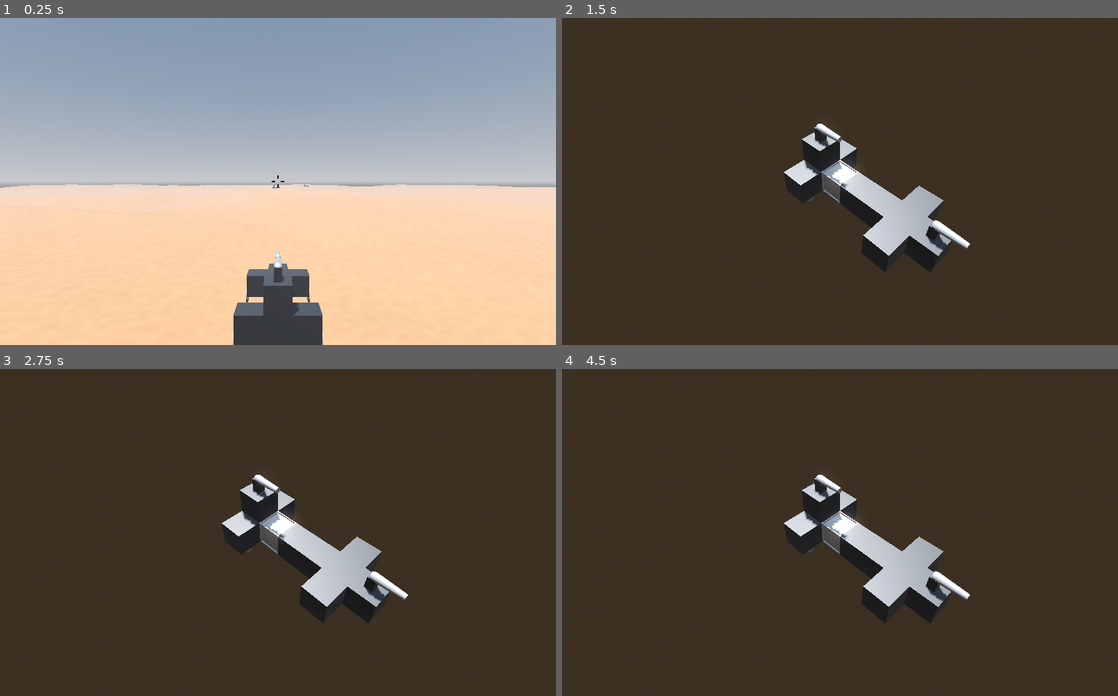
Above: before the commit, frames 1-4 (two rows, left to right).
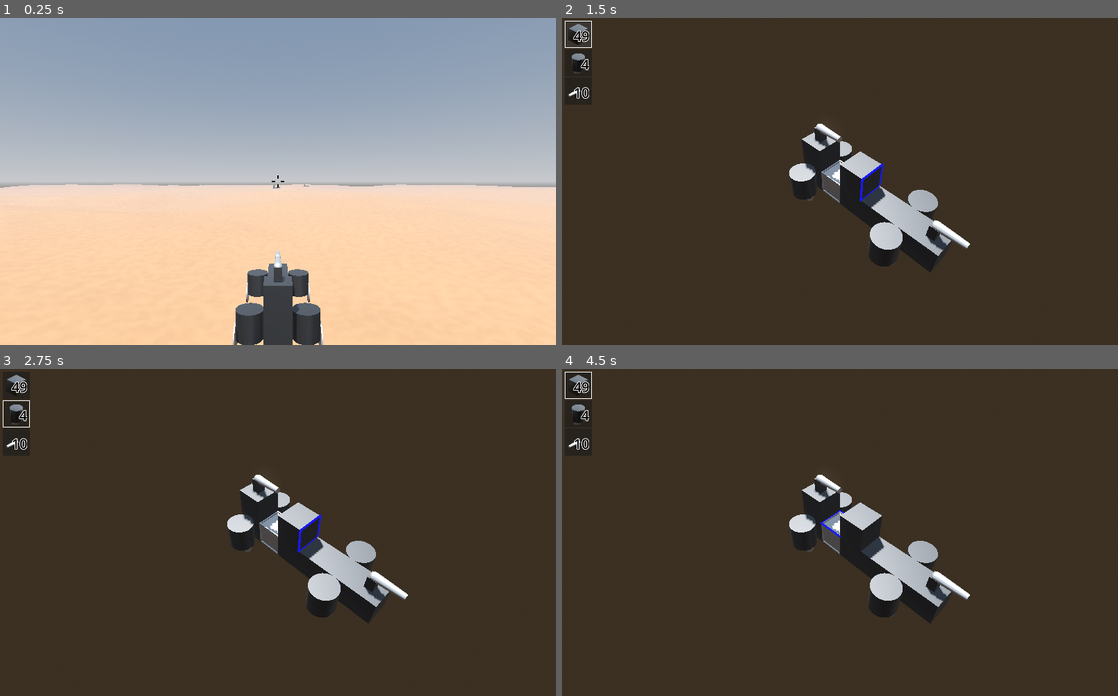
Above: after the commit, the same moments.

Repository: mcjohnalds/metal-skirmish
Game: Godot game, scene res://scenes/main.tscn
Same seed, same stepped clock (60 frames per second), same inputs: the game is played once before the commit and once after it.
Inputs (mouse positions are in pixels of both pictures, inside the frame that each line leads up to):
- Up to frame 1 (0.25 s): no input
- Up to frame 2 (1.5 s): tap Enter at 0.5 s; move the mouse to (867, 181) at 0.52 s; hold W (move_forward) 0.53-1.25 s; hold F (switch_scene) 0.53-1.25 s; click (867, 181) at 0.67 s; tap 1 at 0.8 s; click (578, 34) at 1.27 s
- Up to frame 3 (2.75 s): tap Space at 2 s; move the mouse to (166, 548) at 2.02 s; hold S (move_backward) from 2.03 s (still down); tap 1 at 2.1 s; click (166, 548) at 2.17 s; tap 2 at 2.3 s
- Up to frame 4 (4.5 s): tap Enter at 2.75, 4.25 s; move the mouse to (895, 460) at 2.77 s; release S (move_backward) at 2.78 s; hold D (move_right) 2.78-3.53 s; tap 2 at 2.85 s; click (895, 460) at 2.92 s; tap 3 at 3.05, 3.6 s; tap Space at 3.5 s; move the mouse to (812, 597) at 3.52 s; hold W (move_forward) from 3.53 s (still down); click (812, 597) at 3.67 s; tap F (switch_scene) at 3.8 s; move the mouse to (878, 535) at 4.27 s; hold F (switch_scene) from 4.28 s (still down); click (878, 535) at 4.42 s

The runs differ from the first frame. In frame 1, 0.3% of the frame differs, in the area x 42-58%, y 51-100%; in frame 2, 1.8%; in frame 3, 1.8%; in frame 4, 1.8%, in the area x 0-69%, y 0-78%.

Commit message:
add/remove blocks

Diff:
--- /dev/null
+++ b/misc/theme.tres
@@ -0,0 +1,13 @@
+[gd_resource type="Theme" format=3 uid="uid://7ocngskwpd65"]
+
+[resource]
+BodyMedium/base_type = &"Label"
+BodyMedium/constants/outline_size = 10
+BodyMedium/font_sizes/font_size = 50
+Label/colors/font_color = Color(0, 0, 0, 1)
+Label/colors/font_outline_color = Color(1, 1, 1, 1)
+MarginMedium/base_type = &"MarginContainer"
+MarginMedium/constants/margin_bottom = 10
+MarginMedium/constants/margin_left = 10
+MarginMedium/constants/margin_right = 10
+MarginMedium/constants/margin_top = 10
--- a/project.godot
+++ b/project.godot
@@ -27,6 +27,10 @@
 [filesystem]
 
 import/blender/enabled=false
+
+[gui]
+
+theme/custom="res://misc/theme.tres"
 
 [input]
 
--- a/scenes/armor_part.tscn
+++ b/scenes/armor_part.tscn
@@ -1,10 +1,8 @@
-[gd_scene load_steps=6 format=3 uid="uid://cq4gywwo6nthu"]
+[gd_scene load_steps=5 format=3 uid="uid://cq4gywwo6nthu"]
 
 [ext_resource type="Script" path="res://scripts/armor_part.gd" id="1_vwkb6"]
 [ext_resource type="Material" uid="uid://c5vjyg2tw5l3u" path="res://materials/armor.tres" id="2_262j4"]
 [ext_resource type="PackedScene" uid="uid://beqwv26ycacot" path="res://scenes/frame.tscn" id="3_qc0l6"]
-
-[sub_resource type="BoxShape3D" id="BoxShape3D_mt8u5"]
 
 [sub_resource type="BoxMesh" id="BoxMesh_k5v3w"]
 material = ExtResource("2_262j4")
@@ -12,9 +10,6 @@
 [node name="ArmorPart" type="Node3D"]
 script = ExtResource("1_vwkb6")
 
-[node name="CollisionShape3D" type="CollisionShape3D" parent="."]
-shape = SubResource("BoxShape3D_mt8u5")
-
 [node name="Armor" type="MeshInstance3D" parent="."]
 mesh = SubResource("BoxMesh_k5v3w")
 
--- /dev/null
+++ b/scenes/block_face_indicator.tscn
@@ -0,0 +1,13 @@
+[gd_scene load_steps=3 format=3 uid="uid://dpxap1qdqn84w"]
+
+[ext_resource type="PackedScene" uid="uid://grjlymcvn055" path="res://meshes/block_face_indicator.glb" id="1_g3bah"]
+
+[sub_resource type="StandardMaterial3D" id="StandardMaterial3D_b4p6s"]
+shading_mode = 0
+albedo_color = Color(0.0728, 0.0728, 0.91, 1)
+
+[node name="BlockFaceIndicator" instance=ExtResource("1_g3bah")]
+
+[node name="Cube" parent="." index="0"]
+transform = Transform3D(0.525, 0, 0, 0, -1.14742e-09, -0.525, 0, 0.02625, -2.29485e-08, 0, 0, 0)
+surface_material_override/0 = SubResource("StandardMaterial3D_b4p6s")
--- a/scenes/cockpit_part.tscn
+++ b/scenes/cockpit_part.tscn
@@ -1,17 +1,12 @@
-[gd_scene load_steps=6 format=3 uid="uid://cxwv3sxpc8d4n"]
+[gd_scene load_steps=5 format=3 uid="uid://cxwv3sxpc8d4n"]
 
 [ext_resource type="Script" path="res://scripts/cockpit_part.gd" id="1_xq0u5"]
 [ext_resource type="PackedScene" uid="uid://dyjma2rawg826" path="res://meshes/cockpit.glb" id="2_2ngob"]
 [ext_resource type="PackedScene" uid="uid://beqwv26ycacot" path="res://scenes/frame.tscn" id="3_3pccn"]
 [ext_resource type="Material" uid="uid://6t6mp7vv7frs" path="res://materials/special_part.tres" id="3_8jqic"]
 
-[sub_resource type="BoxShape3D" id="BoxShape3D_mt8u5"]
-
 [node name="CockpitPart" type="Node3D"]
 script = ExtResource("1_xq0u5")
-
-[node name="CollisionShape3D" type="CollisionShape3D" parent="."]
-shape = SubResource("BoxShape3D_mt8u5")
 
 [node name="Cockpit" parent="." instance=ExtResource("2_2ngob")]
 
--- a/scenes/garage.tscn
+++ b/scenes/garage.tscn
@@ -1,14 +1,50 @@
-[gd_scene load_steps=4 format=3 uid="uid://c7t625mkknres"]
+[gd_scene load_steps=9 format=3 uid="uid://c7t625mkknres"]
 
 [ext_resource type="Script" path="res://scripts/garage.gd" id="1_ymf2g"]
 [ext_resource type="PackedScene" uid="uid://7k5xltg2hw8" path="res://scenes/environment.tscn" id="2_u73kb"]
 [ext_resource type="PackedScene" uid="uid://baxd2e51ghvfa" path="res://scenes/camera_pivot.tscn" id="3_ti46u"]
+[ext_resource type="PackedScene" uid="uid://cq4gywwo6nthu" path="res://scenes/armor_part.tscn" id="4_g3fkt"]
+[ext_resource type="PackedScene" uid="uid://fjdp76g7y1mb" path="res://scenes/part_button.tscn" id="4_pdkw2"]
+[ext_resource type="PackedScene" uid="uid://dhjl4ne7kf1gk" path="res://scenes/wheel_part.tscn" id="6_fa7mk"]
+[ext_resource type="PackedScene" uid="uid://4fui5v13ebcj" path="res://scenes/gun_part.tscn" id="7_5kapl"]
+[ext_resource type="PackedScene" uid="uid://dpxap1qdqn84w" path="res://scenes/block_face_indicator.tscn" id="8_anrx1"]
 
 [node name="Garage" type="Node3D"]
 script = ExtResource("1_ymf2g")
 
 [node name="Environment" parent="." instance=ExtResource("2_u73kb")]
 
+[node name="CameraPivot" parent="." instance=ExtResource("3_ti46u")]
+
+[node name="StaticBody3D" type="StaticBody3D" parent="."]
+
 [node name="Parts" type="Node3D" parent="."]
 
-[node name="CameraPivot" parent="." instance=ExtResource("3_ti46u")]
+[node name="MarginContainer" type="MarginContainer" parent="."]
+offset_right = 120.0
+offset_bottom = 328.0
+theme_type_variation = &"MarginMedium"
+
+[node name="VBoxContainer" type="VBoxContainer" parent="MarginContainer"]
+layout_mode = 2
+
+[node name="ArmorPartButton" parent="MarginContainer/VBoxContainer" instance=ExtResource("4_pdkw2")]
+layout_mode = 2
+
+[node name="ArmorPart" parent="MarginContainer/VBoxContainer/ArmorPartButton/Button/MarginContainer/SubViewportContainer/SubViewport/PartViewer" index="2" instance=ExtResource("4_g3fkt")]
+
+[node name="WheelPartButton" parent="MarginContainer/VBoxContainer" instance=ExtResource("4_pdkw2")]
+layout_mode = 2
+
+[node name="WheelPart" parent="MarginContainer/VBoxContainer/WheelPartButton/Button/MarginContainer/SubViewportContainer/SubViewport/PartViewer" index="2" instance=ExtResource("6_fa7mk")]
+
+[node name="GunPartButton" parent="MarginContainer/VBoxContainer" instance=ExtResource("4_pdkw2")]
+layout_mode = 2
+
+[node name="GunPart" parent="MarginContainer/VBoxContainer/GunPartButton/Button/MarginContainer/SubViewportContainer/SubViewport/PartViewer" index="2" instance=ExtResource("7_5kapl")]
+
+[node name="BlockFaceIndicator" parent="." instance=ExtResource("8_anrx1")]
+
+[editable path="MarginContainer/VBoxContainer/ArmorPartButton"]
+[editable path="MarginContainer/VBoxContainer/WheelPartButton"]
+[editable path="MarginContainer/VBoxContainer/GunPartButton"]
--- a/scenes/gun_part.tscn
+++ b/scenes/gun_part.tscn
@@ -7,8 +7,6 @@
 [ext_resource type="PackedScene" uid="uid://beqwv26ycacot" path="res://scenes/frame.tscn" id="4_d6d68"]
 [ext_resource type="Texture2D" uid="uid://dgj64ghpvhlx0" path="res://addons/kenney_particle_pack/magic_05.png" id="4_t440h"]
 [ext_resource type="Texture2D" uid="uid://c45vajf0x38oe" path="res://addons/kenney_particle_pack/smoke_08.png" id="5_01fvb"]
-
-[sub_resource type="BoxShape3D" id="BoxShape3D_mt8u5"]
 
 [sub_resource type="CylinderMesh" id="CylinderMesh_1f5bd"]
 material = ExtResource("2_fnslv")
@@ -120,9 +118,6 @@
 [node name="GunPart" type="Node3D"]
 script = ExtResource("1_c3nxo")
 
-[node name="CollisionShape3D" type="CollisionShape3D" parent="."]
-shape = SubResource("BoxShape3D_mt8u5")
-
 [node name="Barrel" type="Node3D" parent="."]
 
 [node name="Cylinder" type="MeshInstance3D" parent="Barrel"]
--- /dev/null
+++ b/scenes/part_button.tscn
@@ -0,0 +1,56 @@
+[gd_scene load_steps=4 format=3 uid="uid://fjdp76g7y1mb"]
+
+[ext_resource type="PackedScene" uid="uid://daa0akqjk2ymk" path="res://scenes/part_viewer.tscn" id="1_clpxv"]
+[ext_resource type="Script" path="res://scripts/part_button.gd" id="1_eqi84"]
+
+[sub_resource type="StyleBoxFlat" id="StyleBoxFlat_0wlgg"]
+draw_center = false
+border_width_left = 3
+border_width_top = 3
+border_width_right = 3
+border_width_bottom = 3
+border_color = Color(1, 1, 1, 1)
+
+[node name="PartButton" type="AspectRatioContainer"]
+custom_minimum_size = Vector2(100, 100)
+offset_right = 100.0
+offset_bottom = 100.0
+script = ExtResource("1_eqi84")
+
+[node name="Button" type="Button" parent="."]
+layout_mode = 2
+focus_mode = 0
+
+[node name="MarginContainer" type="MarginContainer" parent="Button"]
+layout_mode = 2
+offset_right = 100.0
+offset_bottom = 100.0
+theme_type_variation = &"MarginMedium"
+
+[node name="SubViewportContainer" type="SubViewportContainer" parent="Button/MarginContainer"]
+layout_mode = 2
+stretch = true
+
+[node name="SubViewport" type="SubViewport" parent="Button/MarginContainer/SubViewportContainer"]
+own_world_3d = true
+transparent_bg = true
+handle_input_locally = false
+size = Vector2i(80, 80)
+render_target_update_mode = 4
+
+[node name="PartViewer" parent="Button/MarginContainer/SubViewportContainer/SubViewport" instance=ExtResource("1_clpxv")]
+
+[node name="Label" type="Label" parent="Button/MarginContainer"]
+layout_mode = 2
+size_flags_vertical = 1
+theme_type_variation = &"BodyMedium"
+text = "12"
+horizontal_alignment = 2
+vertical_alignment = 2
+clip_text = true
+
+[node name="Border" type="Panel" parent="."]
+visible = false
+layout_mode = 2
+mouse_filter = 2
+theme_override_styles/panel = SubResource("StyleBoxFlat_0wlgg")
--- /dev/null
+++ b/scenes/part_viewer.tscn
@@ -0,0 +1,15 @@
+[gd_scene load_steps=2 format=3 uid="uid://daa0akqjk2ymk"]
+
+[ext_resource type="PackedScene" uid="uid://7k5xltg2hw8" path="res://scenes/environment.tscn" id="1_5wf28"]
+
+[node name="PartViewer" type="Node3D"]
+
+[node name="Camera3D" type="Camera3D" parent="."]
+transform = Transform3D(0.707107, -0.353553, 0.612373, 3.02058e-16, 0.866025, 0.5, -0.707107, -0.353553, 0.612373, 1, 0.82, 1)
+projection = 1
+fov = 53.5
+size = 1.59
+near = 0.01
+far = 100.0
+
+[node name="Environment" parent="." instance=ExtResource("1_5wf28")]
--- a/scenes/wheel_part.tscn
+++ b/scenes/wheel_part.tscn
@@ -6,10 +6,9 @@
 [ext_resource type="Material" uid="uid://6t6mp7vv7frs" path="res://materials/special_part.tres" id="3_ihea4"]
 [ext_resource type="PackedScene" uid="uid://beqwv26ycacot" path="res://scenes/frame.tscn" id="5_7n777"]
 
-[sub_resource type="BoxShape3D" id="BoxShape3D_lj6dk"]
-
-[sub_resource type="BoxMesh" id="BoxMesh_b3fel"]
+[sub_resource type="CylinderMesh" id="CylinderMesh_lpglh"]
 material = ExtResource("2_rty61")
+height = 1.0
 
 [sub_resource type="CylinderMesh" id="CylinderMesh_cl5m4"]
 material = ExtResource("3_ihea4")
@@ -18,11 +17,8 @@
 [node name="WheelPart" type="Node3D"]
 script = ExtResource("1_rc5js")
 
-[node name="CollisionShape3D" type="CollisionShape3D" parent="."]
-shape = SubResource("BoxShape3D_lj6dk")
-
 [node name="Armor" type="MeshInstance3D" parent="."]
-mesh = SubResource("BoxMesh_b3fel")
+mesh = SubResource("CylinderMesh_lpglh")
 
 [node name="Wheel" type="Node3D" parent="."]
 transform = Transform3D(1, 0, 0, 0, 1, 0, 0, 0, 1, 0, -0.5, 0)
--- a/scripts/armor_part.gd
+++ b/scripts/armor_part.gd
@@ -1,7 +1,6 @@
 class_name ArmorPart
 extends Node3D
 
-@onready var collision_shape: CollisionShape3D = $CollisionShape3D
 @onready var armor: MeshInstance3D = $Armor
 @onready var frame: Node3D = $Frame
 var health := 100.0
--- a/scripts/cockpit_part.gd
+++ b/scripts/cockpit_part.gd
@@ -1,7 +1,6 @@
 class_name CockpitPart
 extends Node3D
 
-@onready var collision_shape: CollisionShape3D = $CollisionShape3D
 @onready var cockpit: Node3D = $Cockpit
 @onready var frame: Node3D = $Frame
 var health := 200.0
--- a/scripts/garage.gd
+++ b/scripts/garage.gd
@@ -1,4 +1,130 @@
 class_name Garage
 extends Node3D
 
+const armor_part_scene: PackedScene = preload("res://scenes/armor_part.tscn")
+const wheel_part_scene: PackedScene = preload("res://scenes/wheel_part.tscn")
+const gun_part_scene: PackedScene = preload("res://scenes/gun_part.tscn")
+@onready var body: StaticBody3D = $StaticBody3D
 @onready var parts: Node3D = $Parts
+@onready var armor_part_button: PartButton = $MarginContainer/VBoxContainer/ArmorPartButton
+@onready var wheel_part_button: PartButton = $MarginContainer/VBoxContainer/WheelPartButton
+@onready var gun_part_button: PartButton = $MarginContainer/VBoxContainer/GunPartButton
+@onready var block_face_indicator: Node3D = $BlockFaceIndicator
+var selected_button: PartButton
+
+
+func _ready() -> void:
+	armor_part_button.button.button_down.connect(on_armor_button_down)
+	wheel_part_button.button.button_down.connect(on_wheel_button_down)
+	gun_part_button.button.button_down.connect(on_gun_button_down)
+	on_armor_button_down()
+	update_labels()
+
+
+func _process(_delta: float) -> void:
+	var collision := get_mouse_ray_collision()
+	if collision:
+		var i: int = collision.shape
+		var part: Node3D = parts.get_child(i)
+		var normal: Vector3 = collision.normal
+		block_face_indicator.position = part.position + normal / 2.0
+		var target := block_face_indicator.position + normal
+		Global.safe_look_at(block_face_indicator, target)
+
+
+func _input(event):
+	if event is InputEventKey:
+		var key: InputEventKey = event
+		if not key.pressed:
+			return
+		if key.keycode == KEY_1:
+			on_armor_button_down()
+		elif event.keycode == KEY_2:
+			on_wheel_button_down()
+		elif event.keycode == KEY_3:
+			on_gun_button_down()
+	if event is InputEventMouseButton and event.pressed:
+		var collision := get_mouse_ray_collision()
+		if not collision:
+			return
+		var shape_index: int = collision.shape
+		var picked_part := parts.get_child(shape_index)
+		if event.button_index == MOUSE_BUTTON_LEFT:
+			var part_scene: PackedScene
+			if selected_button == armor_part_button:
+				part_scene = armor_part_scene
+				if g.armor_part_inventory == 0:
+					return
+				g.armor_part_inventory -= 1
+			elif selected_button == wheel_part_button:
+				part_scene = wheel_part_scene
+				if g.wheel_part_inventory == 0:
+					return
+				g.wheel_part_inventory -= 1
+			elif selected_button == gun_part_button:
+				part_scene = gun_part_scene
+				if g.gun_part_inventory == 0:
+					return
+				g.gun_part_inventory -= 1
+			var part := part_scene.instantiate()
+			part.position = picked_part.position + collision.normal
+			add_part(part)
+		if event.button_index == MOUSE_BUTTON_RIGHT:
+			if not picked_part is CockpitPart:
+				parts.remove_child(picked_part)
+				body.remove_child(body.get_child(shape_index))
+				if picked_part is ArmorPart:
+					g.armor_part_inventory += 1
+				if picked_part is WheelPart:
+					g.wheel_part_inventory += 1
+				if picked_part is GunPart:
+					g.gun_part_inventory += 1
+		update_labels()
+
+
+func get_mouse_ray_collision() -> Dictionary:
+	var mouse_position := get_viewport().get_mouse_position()
+	var from := g.camera_pivot.camera.project_ray_origin(mouse_position)
+	var ray_normal := g.camera_pivot.camera.project_ray_normal(mouse_position)
+	var to := from + ray_normal * 1000.0
+
+	var query := PhysicsRayQueryParameters3D.new()
+	query.from = from
+	query.to = to
+	query.collision_mask = g.camera_pivot.aim.collision_mask
+	return get_world_3d().direct_space_state.intersect_ray(query)
+
+
+func on_armor_button_down() -> void:
+	armor_part_button.border.visible = true
+	wheel_part_button.border.visible = false
+	gun_part_button.border.visible = false
+	selected_button = armor_part_button
+
+
+func on_wheel_button_down() -> void:
+	armor_part_button.border.visible = false
+	wheel_part_button.border.visible = true
+	gun_part_button.border.visible = false
+	selected_button = wheel_part_button
+
+
+func on_gun_button_down() -> void:
+	armor_part_button.border.visible = false
+	wheel_part_button.border.visible = false
+	gun_part_button.border.visible = true
+	selected_button = gun_part_button
+
+
+func add_part(part: Node3D) -> void:
+	var shape := CollisionShape3D.new()
+	shape.position = part.position
+	shape.shape = BoxShape3D.new()
+	body.add_child(shape)
+	parts.add_child(part)
+
+
+func update_labels() -> void:
+	armor_part_button.label.text = str(g.armor_part_inventory)
+	wheel_part_button.label.text = str(g.wheel_part_inventory)
+	gun_part_button.label.text = str(g.gun_part_inventory)
--- a/scripts/global.gd
+++ b/scripts/global.gd
@@ -7,6 +7,9 @@
 const armor_part_scene: PackedScene = preload("res://scenes/armor_part.tscn")
 const wheel_part_scene: PackedScene = preload("res://scenes/wheel_part.tscn")
 const gun_part_scene: PackedScene = preload("res://scenes/gun_part.tscn")
+var armor_part_inventory := 50
+var wheel_part_inventory := 4
+var gun_part_inventory := 10
 
 
 var arena: Arena:
--- a/scripts/gun_part.gd
+++ b/scripts/gun_part.gd
@@ -2,7 +2,6 @@
 class_name GunPart
 extends Node3D
 
-@onready var collision_shape: CollisionShape3D = $CollisionShape3D
 @onready var barrel: Node3D = $Barrel
 @onready var barrel_end: Node3D = $Barrel/End
 @onready var base: MeshInstance3D = $Base
--- a/scripts/main.gd
+++ b/scripts/main.gd
@@ -56,10 +56,9 @@
 	arena = null
 
 	garage = garage_scene.instantiate()
+	Input.mouse_mode = Input.MOUSE_MODE_VISIBLE
 	add_child(garage)
+	for part in Global.dictionary_to_parts(dict):
+		garage.add_part(part)
 	g.camera_pivot.view_pitch = TAU / 8.0
 	g.camera_pivot.view_yaw = 3.0 * TAU / 8.0
-	var out_parts := Global.dictionary_to_parts(dict)
-	for part in out_parts:
-		garage.parts.add_child(part)
-	Input.mouse_mode = Input.MOUSE_MODE_VISIBLE
--- /dev/null
+++ b/scripts/part_button.gd
@@ -0,0 +1,6 @@
+class_name PartButton
+extends Control
+
+@onready var border: Control = $Border
+@onready var label: Label = $Button/MarginContainer/Label
+@onready var button: Button = $Button
--- a/scripts/vehicle.gd
+++ b/scripts/vehicle.gd
@@ -27,23 +27,19 @@
 func _ready() -> void:
 	var part_count := 0
 	var part_position_sum := Vector3.ZERO
-	var shapes: Array = []
 	if is_player:
 		var camera_pivot: CameraPivot = camera_pivot_scene.instantiate()
 		camera_pivot.fight_mode = true
 		camera_pivot.position.y = 5.0
 		add_child(camera_pivot)
 		camera_pivot.aim.add_exception(self)
-	for child: Node in get_children():
+	for child: Node3D in get_children():
 		var is_part := false
 		if child is ArmorPart:
 			is_part = true
-			var part := child as ArmorPart
-			shapes.append({ "shape": part.collision_shape, "transform": part.transform })
 		elif child is WheelPart:
 			is_part = true
 			var part := child as WheelPart
-			shapes.append({ "shape": part.collision_shape, "transform": part.transform })
 			wheel_parts.append(part)
 			part.ray_cast.add_exception(self)
 			part.ray_cast.target_position.y = -SPRING_REST_DISTANCE - part.radius
@@ -62,23 +58,20 @@
 			is_part = true
 			var part := child as GunPart
 			gun_parts.append(part)
-			shapes.append({ "shape": part.collision_shape, "transform": part.transform })
 		elif child is CockpitPart:
 			is_part = true
 			var part := child as CockpitPart
 			cockpit_part = part
-			shapes.append({ "shape": part.collision_shape, "transform": part.transform })
 		if is_part:
 			parts.append(child)
 			part_position_sum += child.position
 			part_count += 1
-	for d: Dictionary in shapes:
-		var shape: CollisionShape3D = d.shape
-		var trans: Transform3D = d.transform
-		var so := create_shape_owner(shape)
-		# Note that this part can be accessed at parts[shape_index]
-		shape_owner_add_shape(so, shape.shape)
-		shape_owner_set_transform(so, trans)
+
+			var shape := CollisionShape3D.new()
+			shape.position = child.position
+			shape.shape = BoxShape3D.new()
+			add_child(shape)
+			# Note that this part can be accessed at parts[shape_index]
 	# TODO: calculate properly
 	center_of_mass = part_position_sum / part_count
 	center_of_mass.y = -0.5
--- a/scripts/wheel_part.gd
+++ b/scripts/wheel_part.gd
@@ -1,13 +1,12 @@
 class_name WheelPart
 extends Node3D
 
-@onready var collision_shape: CollisionShape3D = $CollisionShape3D
 @onready var wheel: Node3D = $Wheel
 @onready var ray_cast: RayCast3D = $RayCast3D
 @onready var debug_arrow_x: Arrow = $DebugArrowX
 @onready var debug_arrow_y: Arrow = $DebugArrowY
 @onready var debug_arrow_z: Arrow = $DebugArrowZ
-@onready var armor: MeshInstance3D = $Armor
+@onready var armor: Node3D = $Armor
 @onready var frame: Node3D = $Frame
 var radius := 0.5
 var last_spring_offset: float
Binary file added: meshes/block_face_indicator.glb
Not shown, added: meshes/block_face_indicator.glb.import
Not shown, changed: misc/todo.txt
Not shown: 1 places in scenes/gun_part.tscn that only renumber resources
Not shown: 1 places in scenes/wheel_part.tscn that only renumber resources
Not shown, added: meshes/block_face_indicator.blend
Not shown, added: meshes/block_face_indicator.blend1
